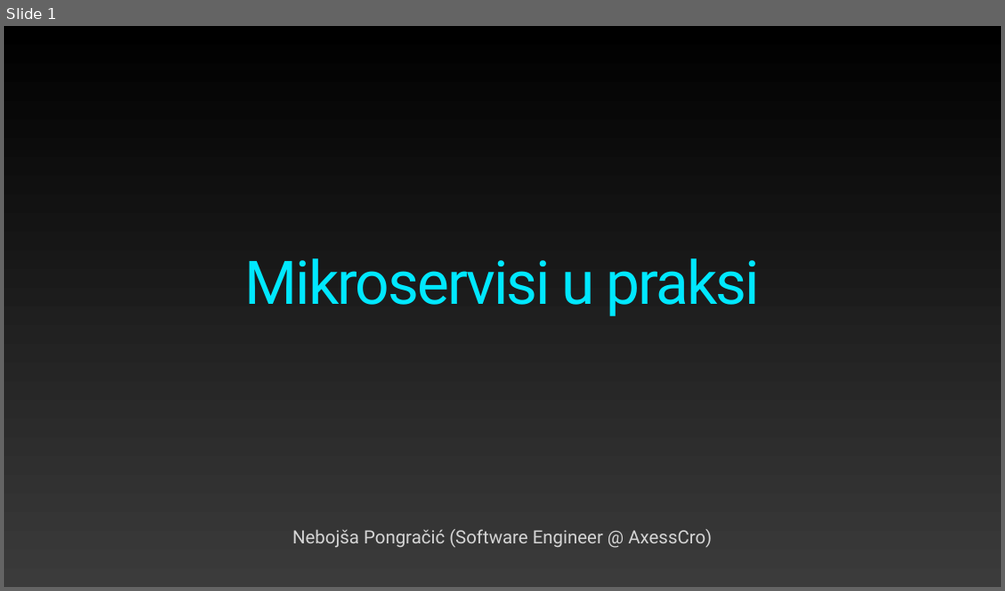
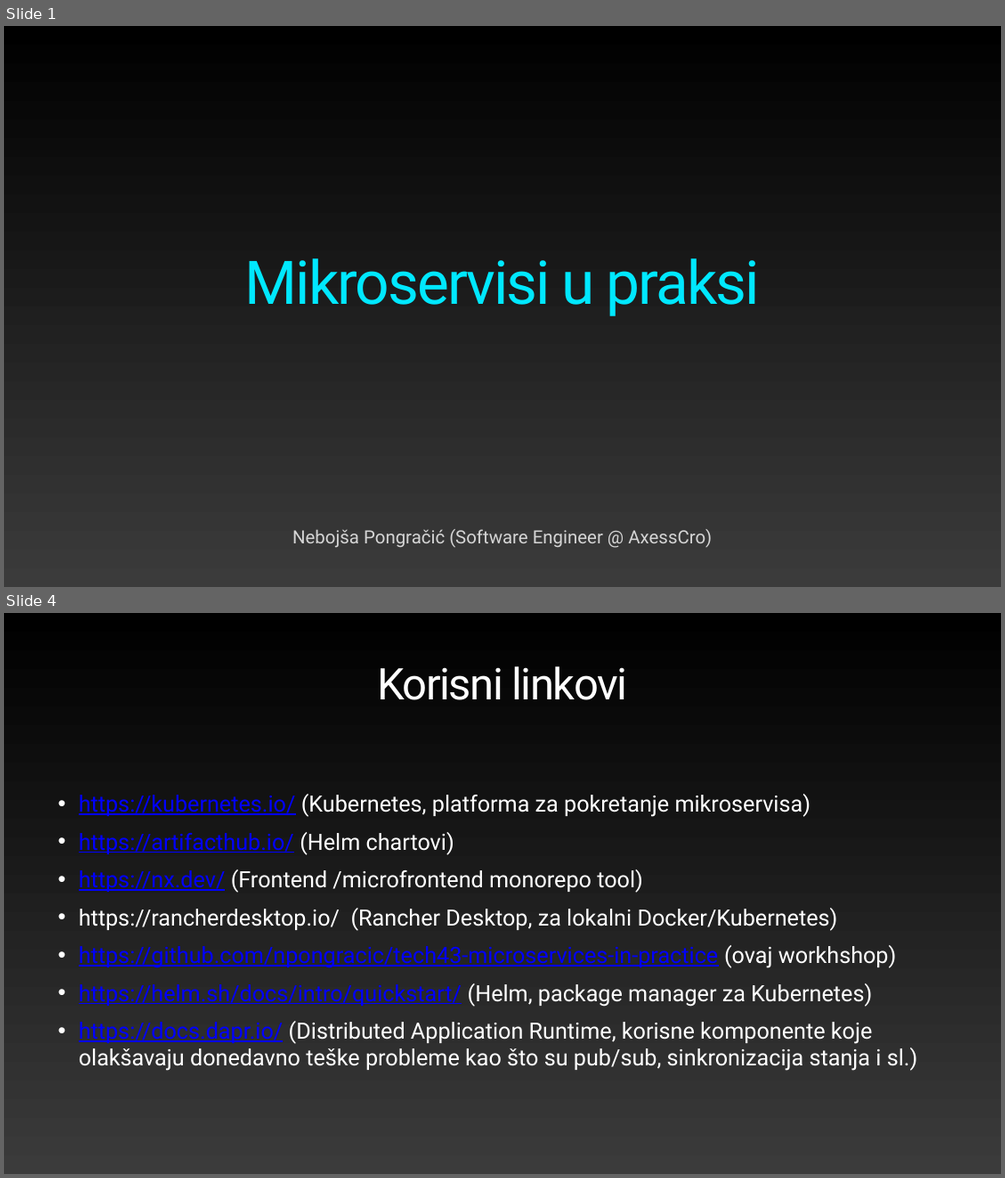
Before and after one commit to npongracic/tech43-microservices-in-practice, a slide deck: microservices-in-practice.pptx. Shown one above the other, each under a label of ours: slide 1 before the commit, slides 1 and 4 after it; the slides between them are not shown. The pictures are 1005x591 and 1005x1178 pixels, drawn with LibreOffice and Linux fonts; fonts in the diff are those of the drawing. Boxes give left, top, right and bottom in pixels: in the first picture for what was removed or moved away, otherwise in the second. Text is boxed around its words. In the diff, an @@ line names an element or a change of style, - is before the commit and + after.

```diff
--- a/microservices-in-practice.pptx
+++ b/microservices-in-practice.pptx
@@ slide 4 added at box(4, 613, 1001, 1174), background gradient #000000 to #3B3B3B @@
@@ title added at box(377, 666, 627, 700), 84 pt, text gradient #FFFFFF to #929292 @@
+Korisni linkovi
@@ text added at box(79, 794, 918, 1070), 43.2 pt, text #FFFFFF @@
+• https://kubernetes.io/ (Kubernetes, platforma za pokretanje mikroservisa)
+• https://artifacthub.io/ (Helm chartovi)
+• https://nx.dev/ (Frontend /microfrontend monorepo tool)
+• https://rancherdesktop.io/ (Rancher Desktop, za lokalni Docker/Kubernetes)
+• https://github.com/npongracic/tech43-microservices-in-practice (ovaj workhshop)
+• https://helm.sh/docs/intro/quickstart/ (Helm, package manager za Kubernetes)
+• https://docs.dapr.io/ (Distributed Application Runtime, korisne komponente koje olakšavaju donedavno teške probleme kao što su pub/sub, sinkronizacija stanja i sl.)
```
Also in this commit, not shown: 4 other slides added, 1 slide removed, 18 other files.
